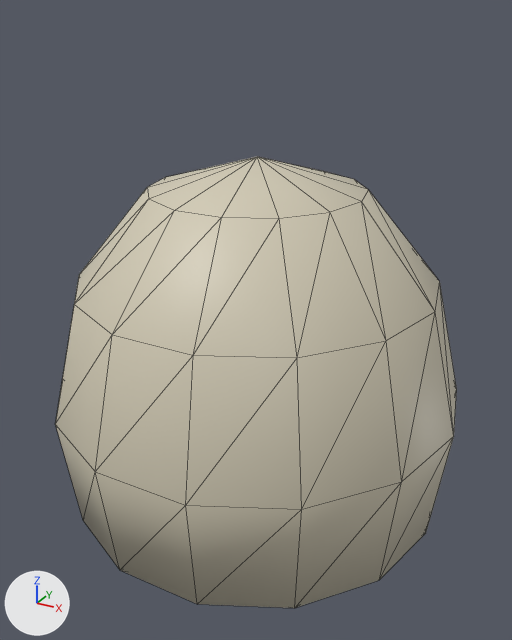
Renders of the glTF model assets/models/items/necro_helmet.glb from each side of a commit.
One viewpoint serves both versions: a 50 mm camera at (0.213, -0.39, 0.324) aimed at (0.002, -0.005, 0.132). Arrows for +X, +Y and +Z are at lower left; the lights stay in place. The picture after the commit comes second. Mesh edges are drawn as thin lines. Vertices at exactly the same position are counted once.

Script lines for the objects in view, before the commit:
```python
me_necro_helmet_v0 = bpy.data.meshes.new('necro_helmet_v0')
me_necro_helmet_v0.from_pydata(...)  # 65 vertices, 122 faces; spans x -0.14..0.14, y -0.136..0.15, z 0.0..0.24
me_necro_helmet_v0.materials.append(mat_prop_iron_metal)
ob_necro_helmet_v0 = bpy.data.objects.new('necro_helmet_v0', me_necro_helmet_v0)
ob_necro_helmet_v0.location = (0.0, 0.0, 0.0)
```
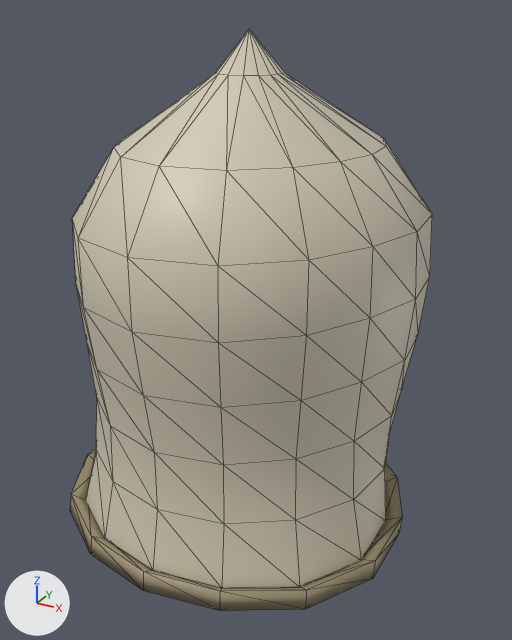
Changed parts and their boxes [x1, y1, x2, y2] in the pictures (512 x 640 px):
'necro_helmet_v0', reshaped (10% narrower, 29% taller): before [55, 157, 457, 608]; after [70, 29, 432, 611]
part 1 of me_necro_helmet_v0, rebuilt (10% narrower, 24% taller): before [55, 157, 457, 608]; after [72, 29, 432, 588]
part 2 of me_necro_helmet_v0, added (brown): after [70, 449, 402, 611]

What changed in the scene script:
```text
Change me_necro_helmet_v0:
    used by ob_necro_helmet_v0; location = (0.0, 0.0, 0.0)
    remove me_necro_helmet_v0.from_pydata(...)  # 65 vertices, 122 faces; spans x -0.14..0.14, y -0.136..0.15, z 0.0..0.24
    add me_necro_helmet_v0.from_pydata(...)  # 236 vertices, 442 faces; spans x -0.116..0.116, y -0.138..0.138, z 0.0..0.313
    me_necro_helmet_v0 part 1: the loose piece of 57 vertices spanning x -0.14..0.14, y -0.136..0.136, z 0.0..0.24 is rebuilt with 129 vertices and now spans x -0.116..0.11, y -0.13..0.131, z 0.008..0.313
    me_necro_helmet_v0 part 2: a new loose piece of 51 vertices spanning x -0.115..0.116, y -0.138..0.086, z 0.0..0.019, in mat_prop_iron_metal
    other edits to the shape of me_necro_helmet_v0 do not show in these pictures
```
